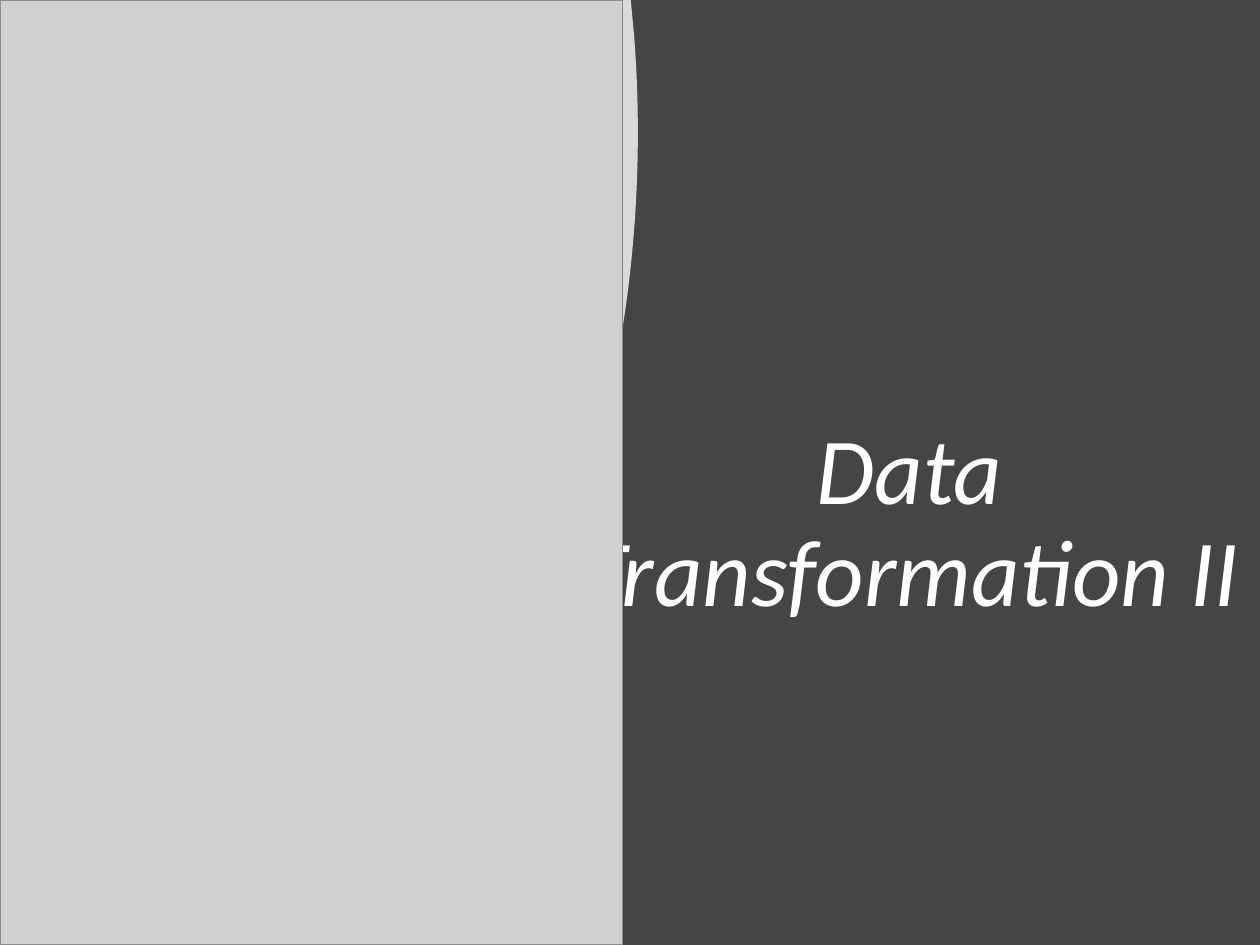
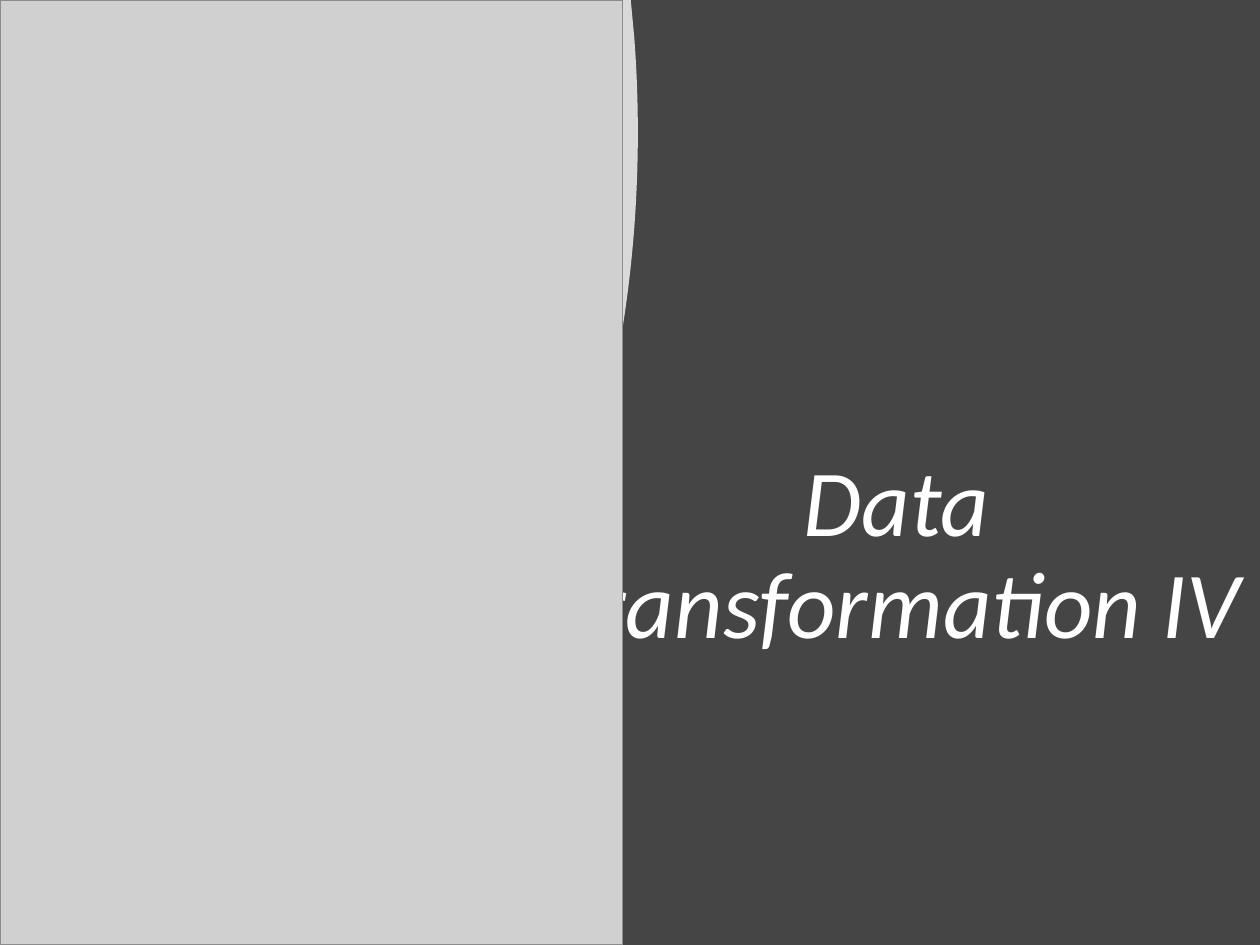
Before and after one commit to Yixf-Self/STOR320_WEBSITE, a slide deck: slide 1 of Lecture/Lecture 7/Lecture 7.pptx. Drawn at 1260x945 pixels with LibreOffice and Linux fonts; fonts in the diff are those of the drawing; grey boxes stand for pictures. Boxes give left, top, right and bottom in pixels: in the first picture for what was removed or moved away, otherwise in the second. Text is boxed around its words. In the diff, an @@ line names an element or a change of style, - is before the commit and + after.

```diff
--- a/Lecture/Lecture 7/Lecture 7.pptx
+++ b/Lecture/Lecture 7/Lecture 7.pptx
@@ title at bbox=[552, 475, 1240, 660]: text changed @@
-Data Transformation II
+Data Transformation IV
```
Also in this commit, not shown: 1 other slide changed, 5 slides added, 1 slide removed, 19 other files.
